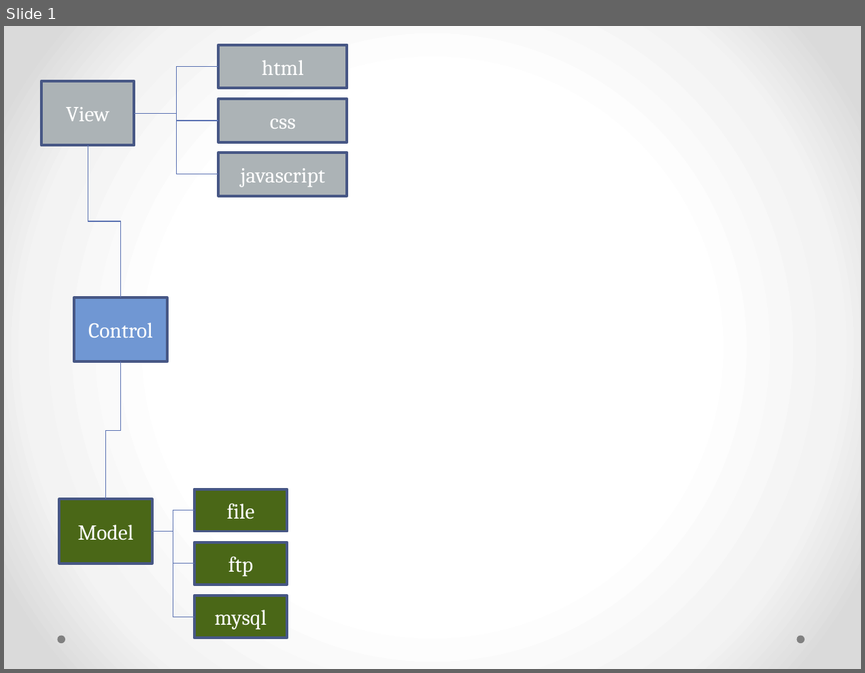
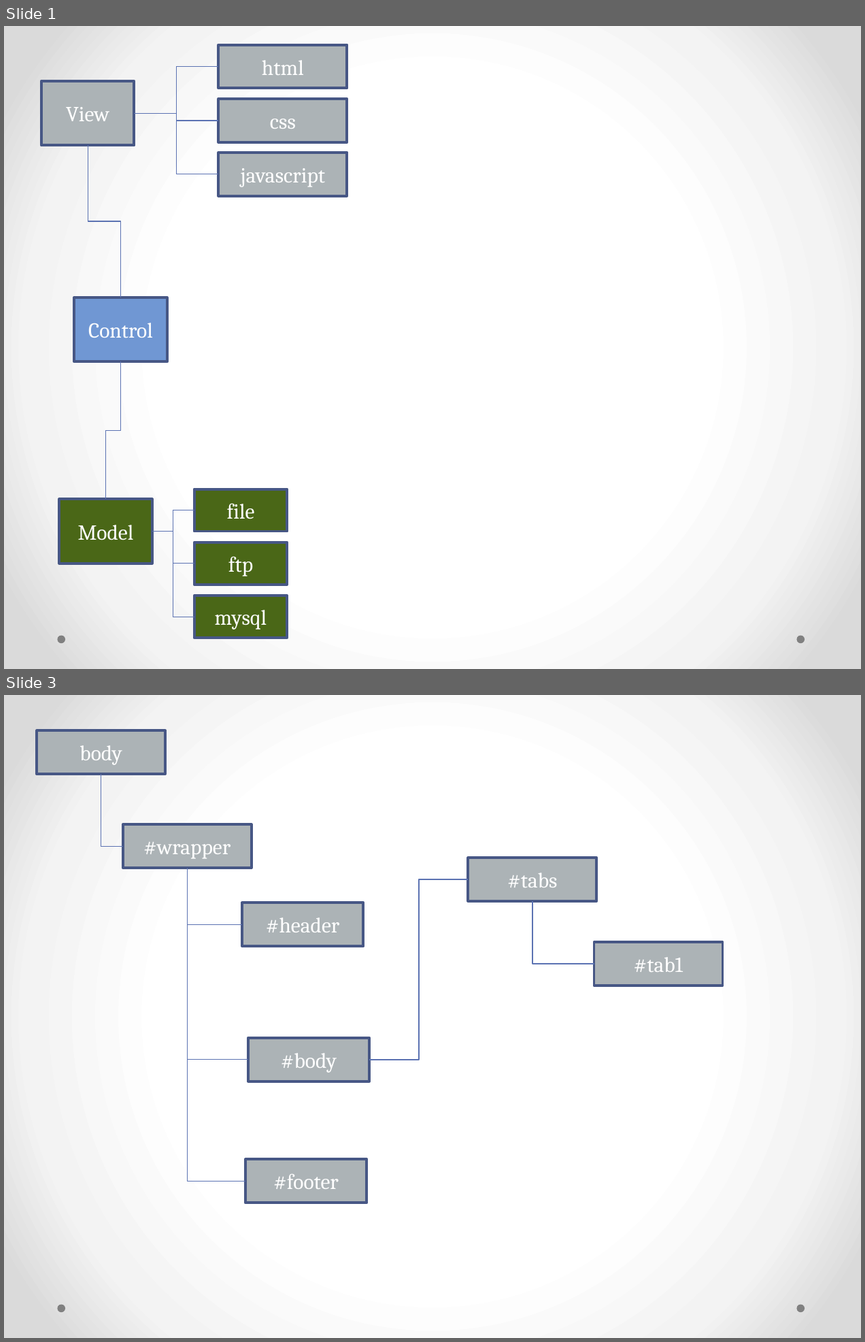
Before and after one commit to JamesLeB/Kevin, a slide deck: Document.pptx. Shown one above the other, each under a label of ours: slide 1 before the commit, slides 1 and 3 after it; the slides between them are not shown. The pictures are 865x673 and 865x1342 pixels, drawn with LibreOffice and Linux fonts; fonts in the diff are those of the drawing. Boxes give left, top, right and bottom in pixels: in the first picture for what was removed or moved away, otherwise in the second. Text is boxed around its words. In the diff, an @@ line names an element or a change of style, - is before the commit and + after.

```diff
--- a/Document.pptx
+++ b/Document.pptx
@@ slide 3 added at (4,695,861,1338), background gradient #FFFFFF to #F4F4F4 to #DADADA; not listed: 2 template elements that a slide beside it also shows @@
@@ rectangle added at (37,731,165,775), fill #ACB3B6, outline #475785 2.25 pt, 18 pt, text #FFFFFF @@
+body
@@ elbow line added from (101, 774) to (123, 846), #5C72B2 0.75 pt @@
@@ rectangle added at (123,824,252,868), fill #ACB3B6, outline #475785 2.25 pt, 18 pt, text #FFFFFF @@
+#wrapper
@@ rectangle added at (468,858,597,902), fill #ACB3B6, outline #475785 2.25 pt, 18 pt, text #FFFFFF @@
+#tabs
@@ elbow line added from (188, 868) to (242, 925), #5C72B2 0.75 pt @@
@@ elbow line added from (188, 868) to (248, 1059), #5C72B2 0.75 pt @@
@@ elbow line added from (245, 1181) to (188, 868), #5C72B2 0.75 pt @@
@@ elbow line added from (468, 879) to (370, 1059), #5C72B2 0.75 pt @@
@@ rectangle added at (242,902,364,946), fill #ACB3B6, outline #475785 2.25 pt, 18 pt, text #FFFFFF @@
+#header
@@ elbow line added from (532, 900) to (594, 963), #5C72B2 0.75 pt @@
@@ rectangle added at (594,942,723,985), fill #ACB3B6, outline #475785 2.25 pt, 18 pt, text #FFFFFF @@
+#tab1
@@ rectangle added at (248,1038,370,1081), fill #ACB3B6, outline #475785 2.25 pt, 18 pt, text #FFFFFF @@
+#body
@@ rectangle added at (245,1159,367,1203), fill #ACB3B6, outline #475785 2.25 pt, 18 pt, text #FFFFFF @@
+#footer
```
Also in this commit, not shown: 1 other slide added.
